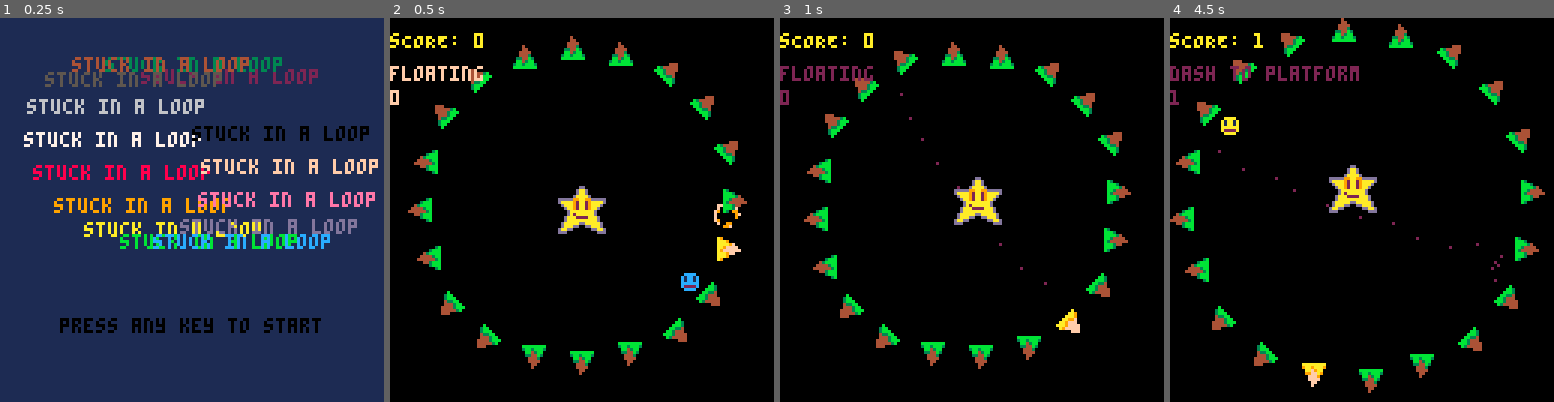
Above: before the commit, frames 1-4 (left to right).
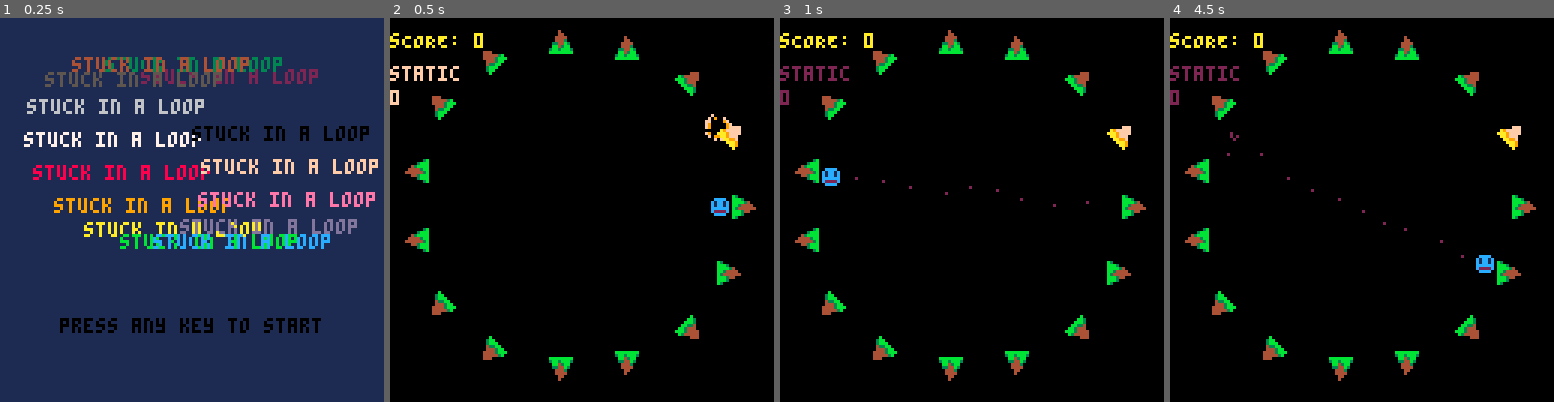
Above: after the commit, the same moments.

Repository: admiralento/pico8wolfertbrothers
Game: PICO-8 cartridge stuckinloop.p8
Two runs of this game, one before a commit and one after it. Both use one fixed random seed, a clock stepped at 60 frames per second and the inputs below.
Inputs:
- Up to frame 1 (0.25 s): no input
- Up to frame 2 (0.5 s): tap X (X key) at 0.33 s
- Up to frame 3 (1 s): tap O (Z key) at 0.7 s
- Up to frame 4 (4.5 s): tap X (X key) at 1.07, 1.85, 2.97, 4.08 s; hold Right 1.6-2.1 s; tap O (Z key) every 0.4 s from 1.7 to 4.1 s; hold Up 2.15-2.42 s; hold Right 2.47-3.03 s; hold Left 3.08-3.58 s; hold Down 3.63-3.97 s; hold Right from 4.02 s (still down)

Frame 1 is identical in both runs. In frame 2, 9.1% of the frame differs, in the area x 0-96%, y 3-95%; in frame 3, 9.2%; in frame 4, 9.9%, in the area x 0-98%, y 0-98%.

Commit message:
implemented game design by caleb

Diff:
--- a/stuckinloop.p8
+++ b/stuckinloop.p8
@@ -11,7 +11,7 @@
 spr_boss = 14
 
 --global varibles
-platform_cnt = 20
+platform_cnt = 15
 starting_platform = 1
 points = 0
 actors = {}
@@ -21,10 +21,13 @@
 player = {}
 boss_queue = {}
 gamestate = "menu"
+gamelevel = 1
+progress_event = 1
 totalframes = 0
 cx = 63
 cy = 63
 prev_button_states = btn()
+spin_start = 0
 
 function make_actor(s,x,y,h,w)
  --basic datatype for most objects
@@ -82,7 +85,7 @@
 function make_boss()
  --boss class
  b = make_actor(spr_boss,cx-8,cy-8,2,2)
- b.state = "static"
+ b.state = "disabled"
  b.action = "static"
  b.frames = 0
  b.maxFrameCnt = 0
@@ -130,11 +133,10 @@
  player = make_player(0,0,1,1)
  boss = make_boss()
  gamestate = "game"
+ gamelevel = 1
+ progress_event = 5 -- five sand tiles
  points = 0
 
- add_boss_queue("floating",120,2,-1)
- add_boss_queue("dash to platform",80,1,-1)
- add_boss_queue("dash to next platform",8,#platforms,-1)
 end
 
 function end_game()
@@ -159,16 +161,22 @@
   remove_desert_if_touching()
   update_all_platforms()
 		update_player()
-	 update_boss()
+
+  if (boss.state != "disabled") then
+   update_boss()
+   check_boss_collision()
+  end
+
 		update_dynamics()
 		check_dynamic_collisions()
-	 check_boss_collision()
 		add_desert_if_missing()
   clean_up_dynamics()
 
   if (player.life <= 0) then
    end_game()
   end
+
+  advance_game_level()
 
  elseif (gamestate == "menu") then
   if(btn() > 0) then
@@ -222,6 +230,29 @@
  prev_button_states = btn()
 end
 
+function advance_game_level()
+ if (progress_event <= 0) then
+  sfx(6)
+  gamelevel += 1
+  if (gamelevel == 2) then
+   --starting second phase
+   -- 3 hits to move on
+   spawn_boss()
+   progress_event = 3
+  elseif (gamelevel == 3) then
+   --starting thrid phase
+   -- 3 hits to move on
+   -- loop starts moving
+   spin_start = totalframes
+   progress_event = 3
+  elseif (gamelevel == 4) then
+   --starting fourth phase
+   -- 3 hits to move on
+   progress_event = 3
+  end
+ end
+end
+
 -->8
 --draw
 
@@ -231,7 +262,7 @@
 	 draw_particles()
 		draw_actors()
   print(boss.action,0,16)
-  print(boss.platform,0,24)
+  print(#boss_queue,0,24)
 	 print("sCORE: "..tostring(points),0,5,10,11)
  elseif (gamestate == "menu") then
   rectfill(0,0,128,128,1)
@@ -252,7 +283,9 @@
 
 function draw_actors()
  for a in all(actors) do
-  spr(a.s,a.x,a.y,a.w,a.h,a.fh,a.fv)
+  if (a.state != "disabled") then
+   spr(a.s,a.x,a.y,a.w,a.h,a.fh,a.fv)
+  end
  end
 end
 
@@ -401,10 +434,14 @@
 end
 
 function update_all_platforms()
- place_platforms_circle(cx,cy,
-  56+5*sin(0.0005*totalframes*7),
-  sin(0.0005*totalframes)
- )
+ if (gamelevel == 1 or gamelevel == 2) then
+  place_platforms_circle(cx,cy,55,1.0)
+ elseif (gamelevel == 3) then
+  place_platforms_circle(cx,cy,
+   55+5*slow_start_sin(0.0035*(totalframes-spin_start),1),
+   slow_start_sin(0.0005*(totalframes-spin_start),1))
+ end
+
  animate_all_platforms()
  rotate_all_platform_spr()
 end
@@ -526,6 +563,12 @@
   platforms[player.current_platform].spriteset = {1,2,3}
   sfx(2)
   points += 1
+  if (gamelevel == 1) then
+   progress_event -= 1
+   if (progress_event > 0) then
+    add_platforms(1)
+   end
+  end
  end
 end
 
@@ -664,8 +707,16 @@
 -->8
 --boss
 
+function spawn_boss()
+ set_boss_state("active")
+ set_boss_action("spawning",10,10)
+end
+
 function update_boss()
- if (boss.action == "floating") then
+ if (boss.state == "disabled") then return end
+ if (boss.action == "spawning") then
+  run_boss_spawn()
+ elseif (boss.action == "floating") then
   run_boss_float()
  elseif (boss.action == "mad") then
   run_boss_mad()
@@ -693,6 +744,25 @@
  end
 end
 
+function run_boss_spawn()
+ --boss flashes in and out every frame
+ if (first_frame()) then
+  boss.state = "active"
+ end
+ if (move_to_next_frame()) then
+  if (boss.frames % boss.maxFrameCnt < (boss.maxFrameCnt/2)) then
+   boss.s = 14
+  else
+   boss.s = 48
+  end
+ else
+  if (move_to_next_cycle()) then
+  else
+   retrieve_next_action()
+  end
+ end
+end
+
 function run_boss_float()
  --boss floats in a figure eight each cycle
  if (first_frame()) then
@@ -832,7 +902,7 @@
  end
  if (move_to_next_frame()) then
   boss.s = 14
-  move_actor_const_accel(boss,cx,cy,boss.frames, boss.maxFrameCnt, true)
+  move_actor_dash_pause(boss,cx,cy,boss.frames, boss.maxFrameCnt, true)
  else
   if (move_to_next_cycle()) then
    set_boss_action("floating",120,1)
@@ -961,14 +1031,40 @@
 function retrieve_next_action()
  --randomly selects the next attack or attack pattern
 
- if (queued_boss_action()) then
-  -- if action is in queue, it is run and the rnd is aborted
-  return
- end
-
  local c = get_actor_center(boss)
  if (distance_to_center(c.x, c.y) > 64) then
   set_boss_action("go home",40,1)
+  return
+ end
+
+ if (gamelevel == 2 and #boss_queue == 0) then
+  local r = ceil(rnd(60))
+  if (r < 20) then
+   add_boss_queue("hint laser",3,10,1)
+   add_boss_queue("hint laser",3,10,2)
+   add_boss_queue("hint laser",3,10,3)
+  elseif (r < 40) then
+   add_boss_queue("mad",3,10,1)
+   add_boss_queue("charging",20,5,2)
+   add_boss_queue("mad",3,10,3)
+  elseif (r < 60) then
+   add_boss_queue("dash to platform",80,1,1)
+   add_boss_queue("dash to next platform",8,#platforms,2)
+  end
+  if (points > 15) then
+   add_boss_queue("panting",160,2,0)
+  elseif (points > 6) then
+   if (ceil(rnd(10)) == 1) then
+    add_boss_queue("panting",160,2,0)
+   else
+    sfx(0)
+    add_boss_queue("floating",120,2,0)
+   end
+  end
+ end
+
+ if (queued_boss_action()) then
+  -- if action is in queue, it is run and the rnd is aborted
   return
  end
 
@@ -1053,7 +1149,6 @@
  if (do_actors_collide(player,boss) and player.invincibleTimer <= 0) then
   if (boss.state == "weak") then
    set_boss_action("hit",10,10)
-   points += 5;
    damage_boss(1)
   elseif (boss.state == "active") then
    damage_player(1)
@@ -1064,6 +1159,9 @@
 function damage_boss(d)
  sfx(4)
  boss.life -= d
+ if (gamelevel > 1) then
+  progress_event -= 1
+ end
 end
 
 -->8
@@ -1118,6 +1216,10 @@
   n += i
  end
  return n
+end
+
+function slow_start_sin(x,d)
+ return sin(x) * (1-(2.71)^(-x*d))
 end
 
 -->8
Not shown, changed: the sound effects (__sfx__) section of stuckinloop.p8
